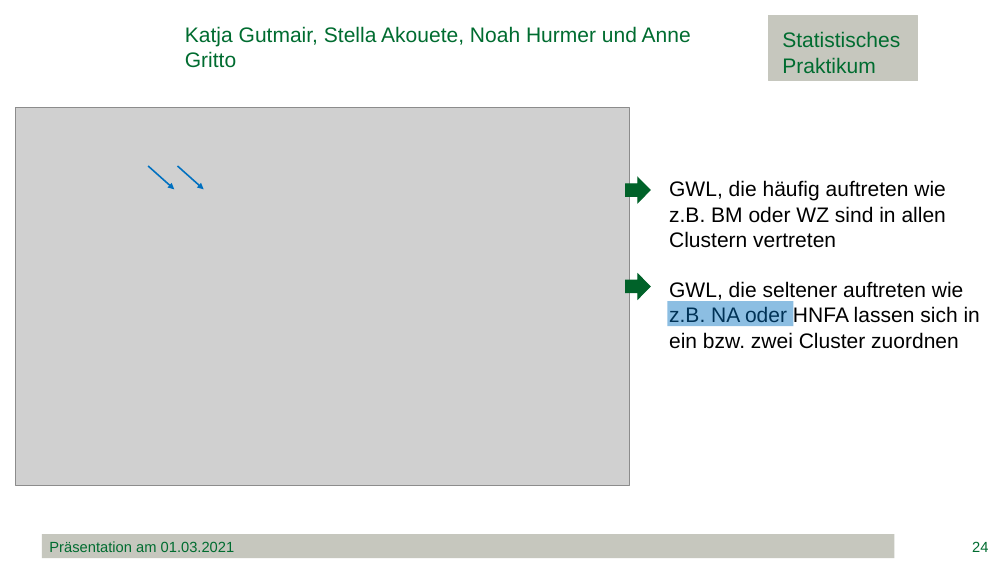
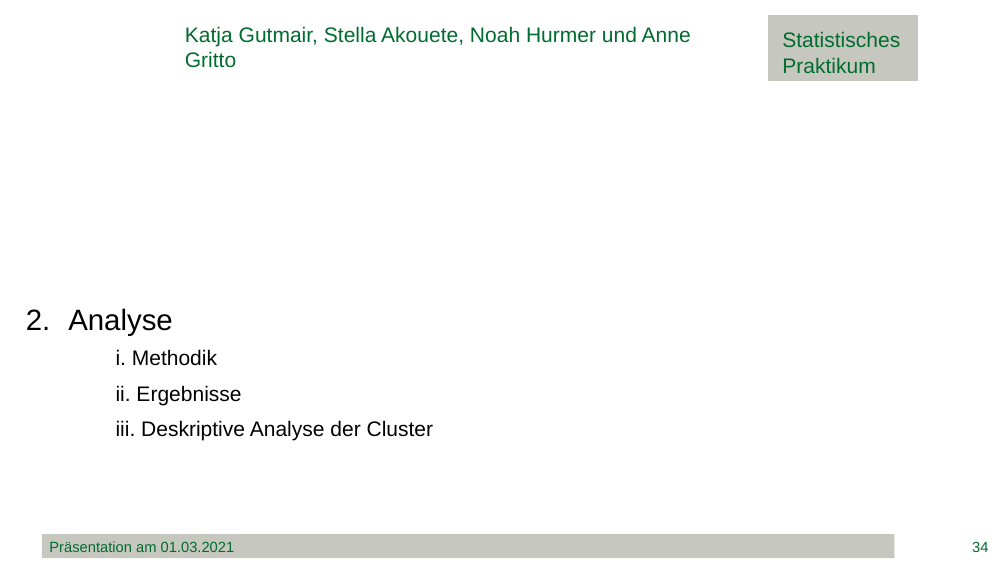
Before and after one commit to minimops/weatherFrog, a slide deck: slide 34 of documentation/ppt/Präsentation.pptx (slide 24 before the commit). Drawn at 1008x567 pixels with LibreOffice and Linux fonts; fonts in the diff are those of the drawing; grey boxes stand for pictures; background and template pictures are left out. Boxes give left, top, right and bottom in pixels: in the first picture for what was removed or moved away, otherwise in the second. Text is boxed around its words. In the diff, an @@ line names an element or a change of style, - is before the commit and + after.

```diff
--- a/documentation/ppt/Präsentation.pptx
+++ b/documentation/ppt/Präsentation.pptx
@@ picture removed at (x1=16, y1=108, x2=629, y2=486) @@
@@ arrow removed from (148, 166) to (175, 189) @@
@@ arrow removed from (178, 166) to (203, 189) @@
@@ right arrow removed at (x1=626, y1=178, x2=650, y2=203) @@
@@ text removed at (x1=669, y1=180, x2=980, y2=349) @@
-GWL, die häufig auftreten wie z.B. BM oder WZ sind in allen Clustern vertreten
-GWL, die seltener auftreten wie z.B. NA oder HNFA lassen sich in ein bzw. zwei Cluster zuordnen
@@ right arrow removed at (x1=626, y1=274, x2=650, y2=299) @@
@@ text added at (x1=68, y1=308, x2=434, y2=440), 20 pt, text #000000 @@
+2. Analyse
+i. Methodik
+ii. Ergebnisse
+iii. Deskriptive Analyse der Cluster
@@ rectangle removed at (x1=668, y1=301, x2=794, y2=326) @@
@@ page number at (x1=972, y1=541, x2=988, y2=552): text changed @@
-24
+34
```
Also in this commit, not shown: 31 other slides changed, 9 slides added, 7 slides removed, 2 other files.
